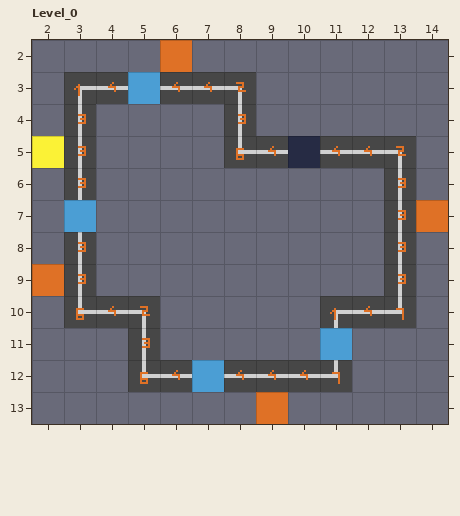
A LDtk project gets an edit: assets/maps/maps.ldtk. That is the earlier state.
Cells are 16x16 px. Shown: Level_0 x 2..14, y 2..13. The commit also changed other parts of the map, which this record leaves out.
And afterwards:
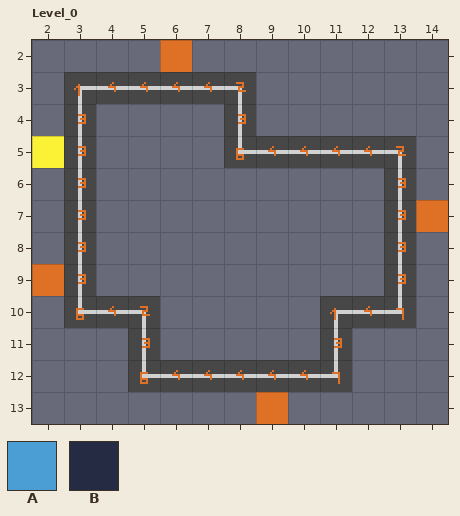
Key: from "Obstacles": A 1 "WatterPuddle", B 2 "RoadWork".
_ is an empty cell.
From old to new:
Layer "Obstacles" (now hidden):
y 3: x 5 A -> _
y 5: x 10 B -> _
y 7: x 3 A -> _
y 11: x 11 A -> _
y 12: x 7 A -> _
